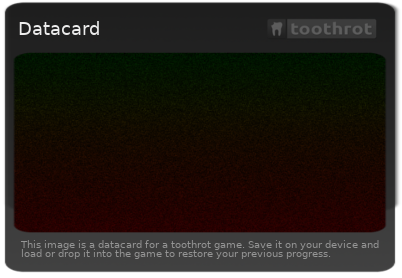
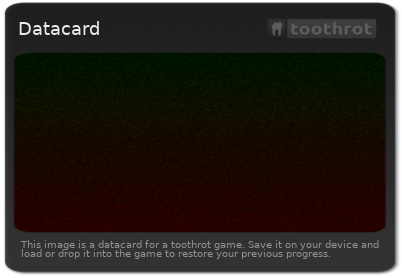
Revision of a layered 402x278 image; what changed, layer by layer:
painted on "Drop Shadow" over [3, 1, 401, 275]
